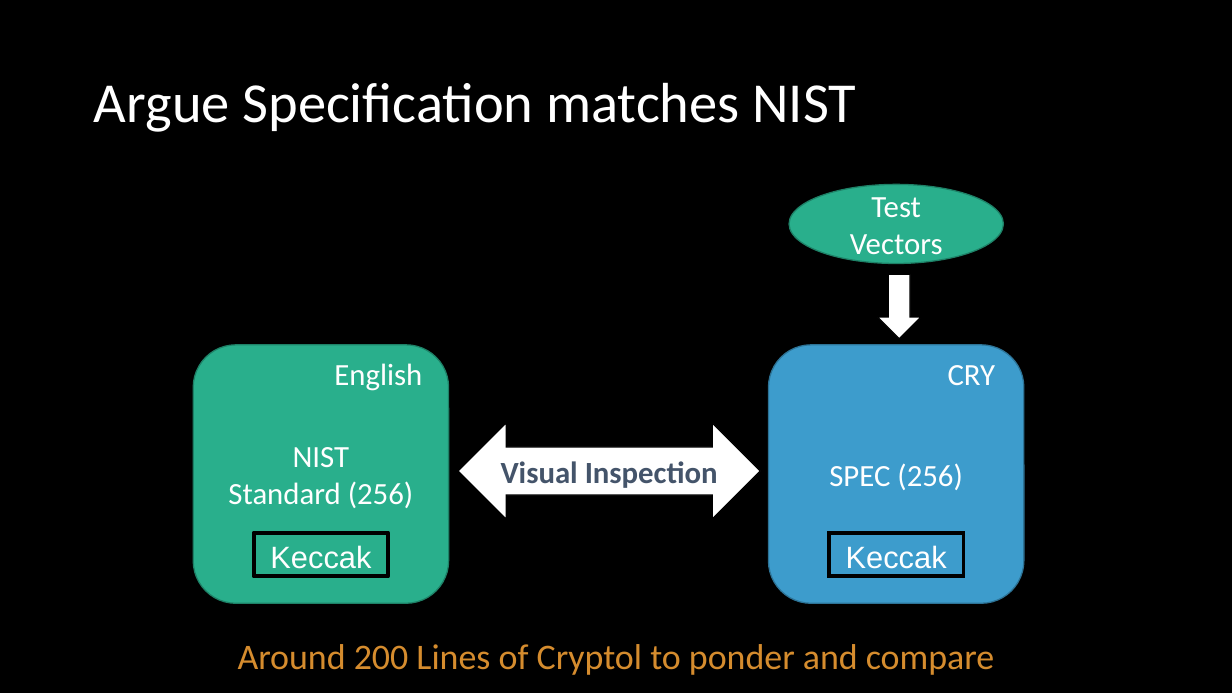
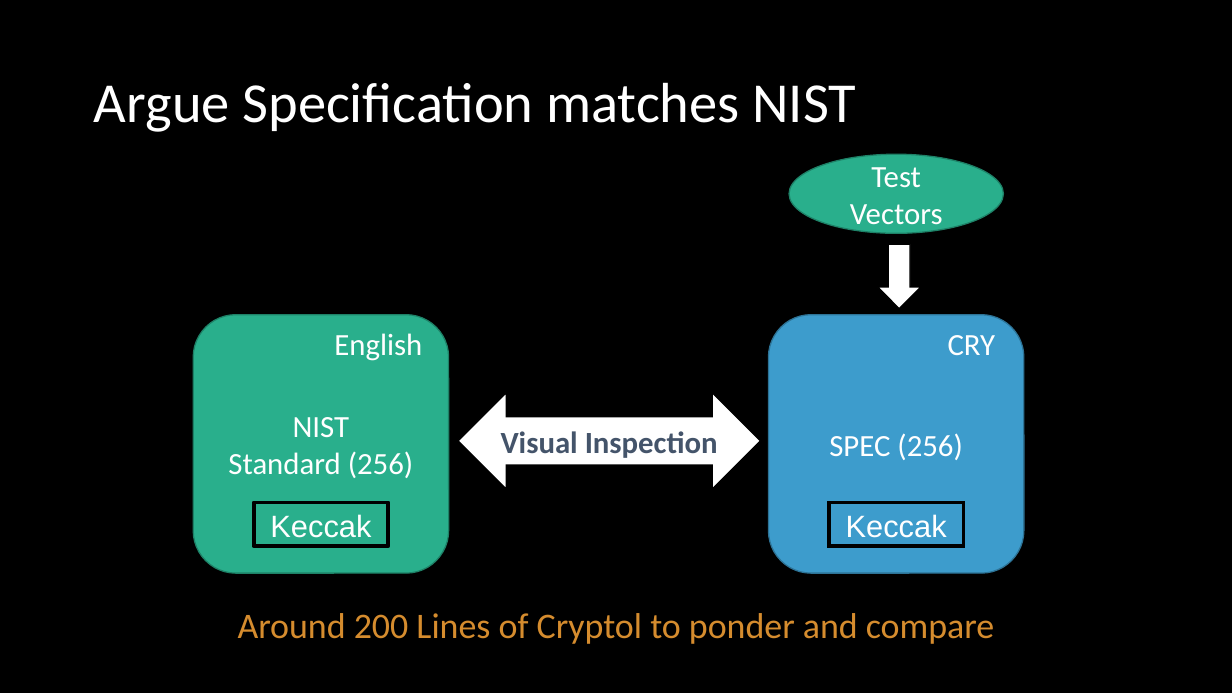
Before and after one commit to ericmercer/sha3-verification, a slide deck: slide 12 of presentation/SPIN2022.pptx. Drawn at 1232x693 pixels with LibreOffice and Linux fonts; fonts in the diff are those of the drawing. Boxes give left, top, right and bottom in pixels: in the first picture for what was removed or moved away, otherwise in the second. Text is boxed around its words. In the diff, an @@ line names an element or a change of style, - is before the commit and + after.

```diff
--- a/presentation/SPIN2022.pptx
+++ b/presentation/SPIN2022.pptx
@@ 3 texts, 2 rounded rectangles, 2 rectangles, 1 left right arrow, 1 ellipse, 1 down arrow: place and size @@
-3 texts, 2 rounded rectangles, 2 rectangles, 1 left right arrow, 1 ellipse, 1 down arrow at <box>193,185,1024,675</box>
+3 texts, 2 rounded rectangles, 2 rectangles, 1 left right arrow, 1 ellipse, 1 down arrow at <box>193,154,1024,644</box>
```
Also in this commit, not shown: 8 other slides changed, 3 slides added.
